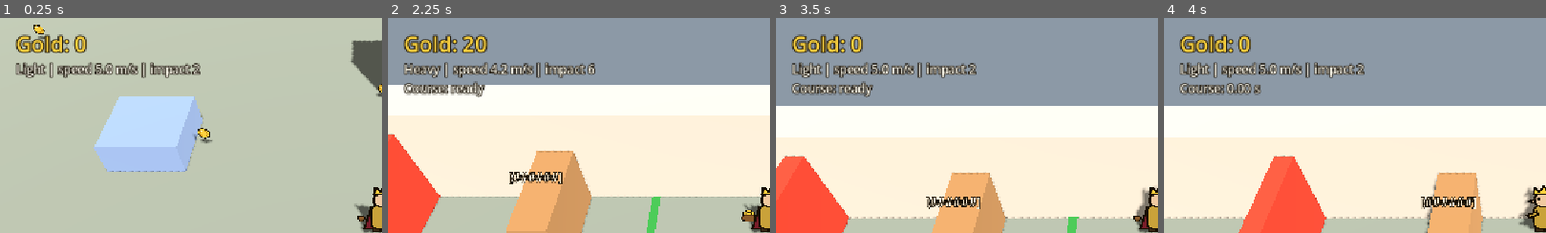
Above: before the commit, frames 1-4 (left to right).
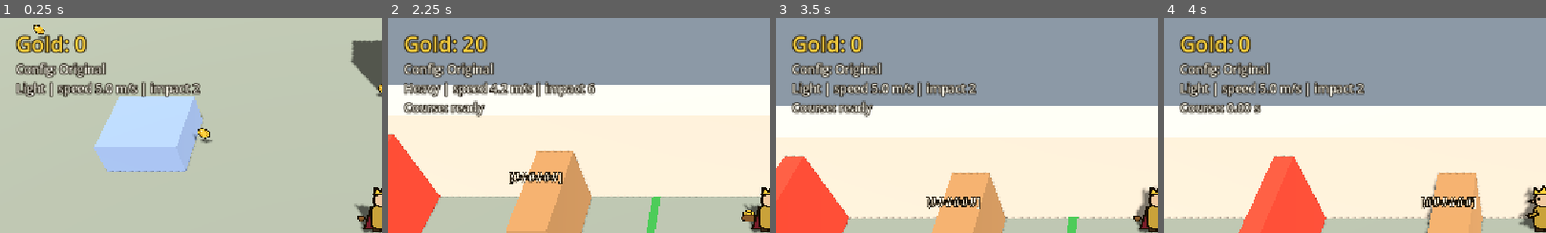
Above: after the commit, the same moments.

Repository: quonkelley/gold-king
Game: Godot game, scene res://game/prototypes/p003_gold_power_burden.tscn
The game is run twice, just before and just after one commit, with the same random seed, the same clock (stepped at 60 frames per second) and the same inputs.
Inputs:
- Up to frame 1 (0.25 s): no input
- Up to frame 2 (2.25 s): hold D (move_right) 0.53-1.28 s; tap J (strike) at 0.6, 1.35 s; hold S (move_down) 1.28-2.03 s; hold D (move_right) from 2.03 s (still down); hold 3 (trial_heavy) from 2.03 s (still down)
- Up to frame 3 (3.5 s): tap J (strike) at 2.3, 3.05 s; release D (move_right) at 2.78 s; release 3 (trial_heavy) at 2.78 s; hold W (move_up) from 2.78 s (still down); tap 1 (trial_light) at 2.85 s
- Up to frame 4 (4 s): release W (move_up) at 3.53 s; hold A (move_left) from 3.53 s (still down); tap J (strike) at 3.6 s
The pictures show only the part of the screen within x 0-50%, y 0-50%; the shares and areas given below are measured in that part.

The runs differ from the first frame. In frame 1, 4.0% of the frame differs, in the area x 4-53%, y 20-37%; in frame 2, 5.2%, in the area x 4-55%, y 20-47%; in frame 3, 5.1%; in frame 4, 5.1%.

Commit message:
feat: add P003 iteration 1 stronger-burden speed comparison
Reconstructs the approved Iteration 1 (original commit 8e4257e was not
recoverable in this clone). Adds a Stronger Burden toggle (default off)
switching top speeds from 5.0/4.6/4.2 to 5.0/4.4/3.8 m/s, labels the
configuration in the trial HUD and each result line, and clears the
strike cooldown when a preset trial starts. Impact stays 2/3/6.

Diff:
--- a/game/prototypes/p003/strike.gd
+++ b/game/prototypes/p003/strike.gd
@@ -42,6 +42,12 @@
 		_strike()
 
 
+## Makes the next strike available immediately. Used only when a preset trial starts;
+## the regular cooldown between strikes is unchanged.
+func reset_cooldown() -> void:
+	_cooldown_left = 0.0
+
+
 func _strike() -> void:
 	attempted.emit()
 	_show_ring()
--- a/game/prototypes/p003_gold_power_burden.gd
+++ b/game/prototypes/p003_gold_power_burden.gd
@@ -13,6 +13,7 @@
 enum Trial { IDLE, READY, RUNNING, FINISHED }
 
 const WEALTH_NAMES: Array[String] = ["Light", "Loaded", "Heavy"]
+const CONFIG_NAMES: Array[String] = ["Original", "Stronger burden"]
 
 @export_group("Wealth States")
 ## Gold at which the King becomes Loaded.
@@ -23,6 +24,17 @@
 @export var light_speed: float = 5.0
 @export var loaded_speed: float = 4.6
 @export var heavy_speed: float = 4.2
+## Iteration 1 comparison: when on, the stronger-burden speeds below replace the original
+## speeds. Only top speed changes; impact, thresholds, acceleration, and strike timing do not.
+@export var stronger_burden: bool = false:
+	set(value):
+		stronger_burden = value
+		if is_node_ready():
+			_show_total()
+## Stronger-burden top speed per state in m/s (Iteration 1).
+@export var stronger_light_speed: float = 5.0
+@export var stronger_loaded_speed: float = 4.4
+@export var stronger_heavy_speed: float = 3.8
 ## Strike impact per state. Against toughness 6 this gives 3 / 2 / 1 hits.
 @export var light_impact: int = 2
 @export var loaded_impact: int = 3
@@ -126,7 +138,10 @@
 
 func _apply_wealth() -> void:
 	wealth = wealth_for(gold_total)
-	_player.move_speed = [light_speed, loaded_speed, heavy_speed][wealth]
+	if stronger_burden:
+		_player.move_speed = [stronger_light_speed, stronger_loaded_speed, stronger_heavy_speed][wealth]
+	else:
+		_player.move_speed = [light_speed, loaded_speed, heavy_speed][wealth]
 	_strike.impact = [light_impact, loaded_impact, heavy_impact][wealth]
 
 
@@ -135,6 +150,8 @@
 	_show_total()
 	_player.global_position = _start_marker.global_position
 	_player.velocity = Vector3.ZERO
+	# Each preset trial starts with the strike ready, regardless of the previous run.
+	_strike.reset_cooldown()
 	_reset_course()
 
 
@@ -185,13 +202,19 @@
 		_ticks_to_seconds(gate_wait_ticks)]
 
 
+## Names the speed configuration under test, shown in the HUD and every result line.
+func config_name() -> String:
+	return CONFIG_NAMES[1 if stronger_burden else 0]
+
+
 func _print_result() -> void:
-	print("P003 trial | %s | gold %d | speed %.1f m/s | impact %d | %s" % [
-		WEALTH_NAMES[wealth], gold_total, _player.move_speed, _strike.impact, _trial_summary()])
+	print("P003 trial | %s | %s | gold %d | speed %.1f m/s | impact %d | %s" % [
+		config_name(), WEALTH_NAMES[wealth], gold_total, _player.move_speed, _strike.impact, _trial_summary()])
 
 
 func _update_trial_label() -> void:
-	var lines: Array[String] = []
+	# The configuration line is always shown so every playtest note can be attributed to it.
+	var lines: Array[String] = ["Config: " + config_name()]
 	if show_wealth_state:
 		lines.append("%s | speed %.1f m/s | impact %d" % [WEALTH_NAMES[wealth], _player.move_speed, _strike.impact])
 	match trial:
